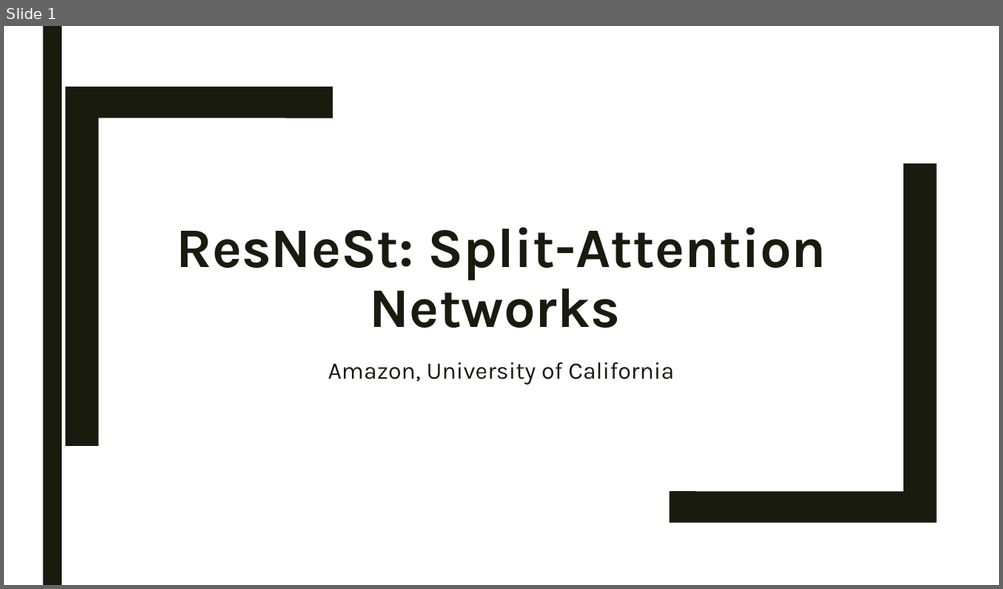
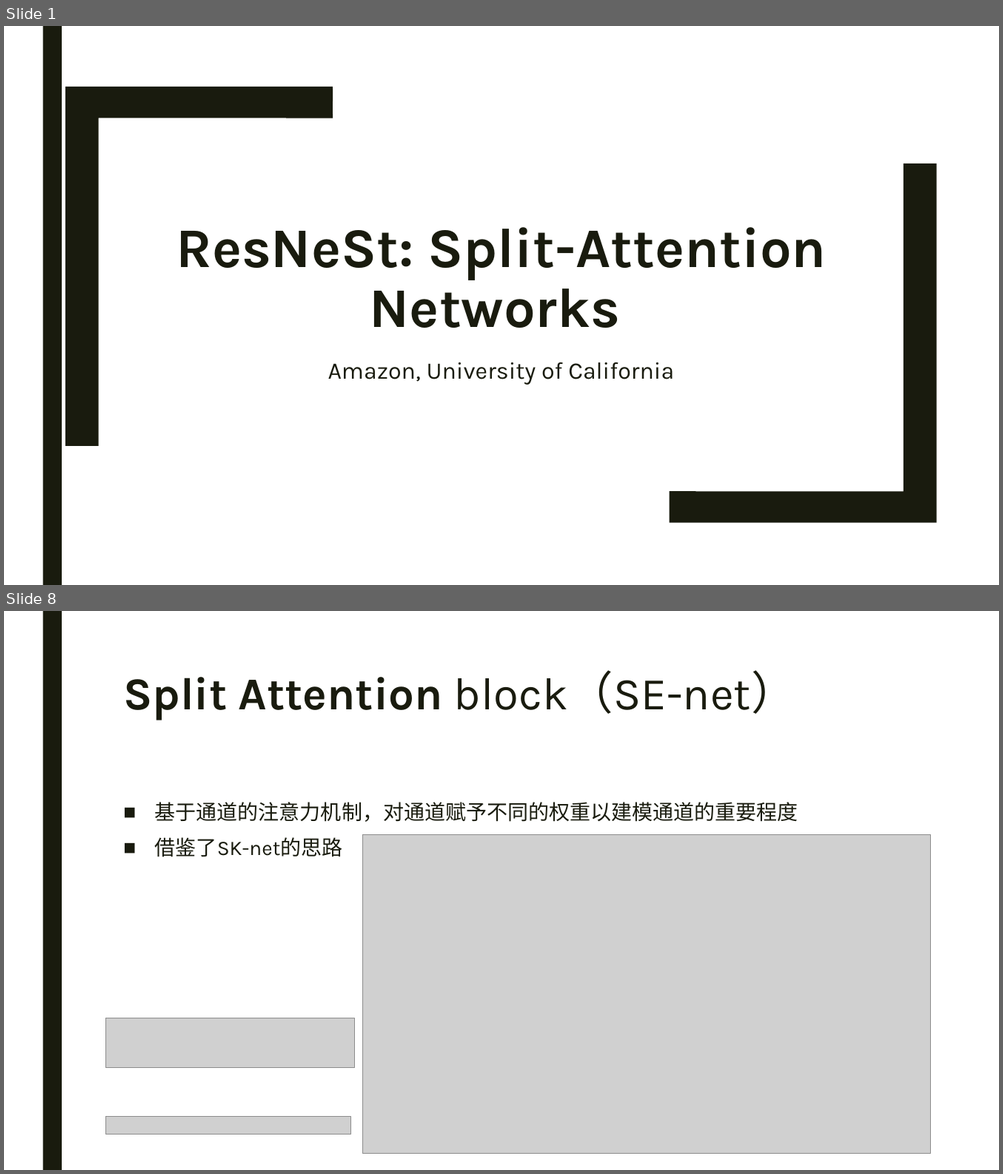
Before and after one commit to Iranb/NoteBook, a slide deck: Paper Notes/ResNetSt/ResNetSt.pptx. Shown one above the other, each under a label of ours: slide 1 before the commit, slides 1 and 8 after it; the slides between them are not shown. The pictures are 1003x589 and 1003x1174 pixels, drawn with LibreOffice and Linux fonts; fonts in the diff are those of the drawing; grey boxes stand for pictures. Boxes give left, top, right and bottom in pixels: in the first picture for what was removed or moved away, otherwise in the second. Text is boxed around its words. In the diff, an @@ line names an element or a change of style, - is before the commit and + after.

```diff
--- a/Paper Notes/ResNetSt/ResNetSt.pptx
+++ b/Paper Notes/ResNetSt/ResNetSt.pptx
@@ slide 8 added at bbox=[4, 611, 999, 1170], background #FFFFFF; not listed: 1 template element that a slide beside it also shows @@
@@ title added at bbox=[123, 670, 797, 721], 44 pt, text #191B0E, bold @@
+Split Attention block（SE-net）
@@ text added at bbox=[155, 802, 798, 857], 20 pt, text #191B0E @@
+■ 基于通道的注意力机制，对通道赋予不同的权重以建模通道的重要程度
+■ 借鉴了SK-net的思路
@@ picture added at bbox=[362, 834, 930, 1153] @@
@@ picture added at bbox=[106, 1019, 355, 1068] @@
@@ picture added at bbox=[106, 1117, 351, 1135] @@
```
Also in this commit, not shown: 3 slides changed, 8 other slides added, 2 slides removed, 9 other files.
